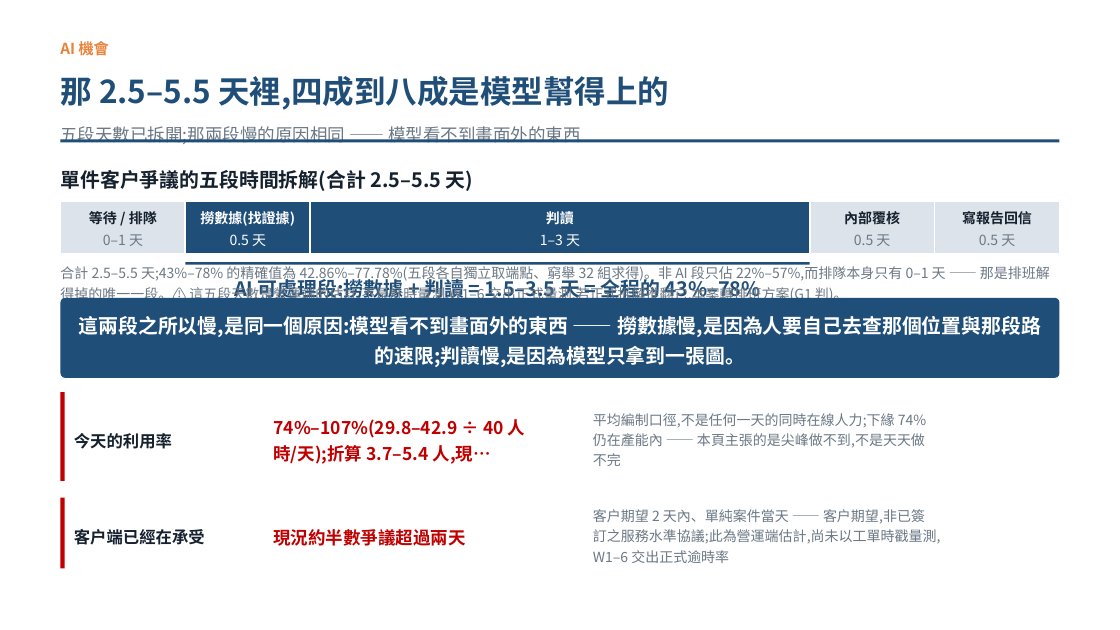
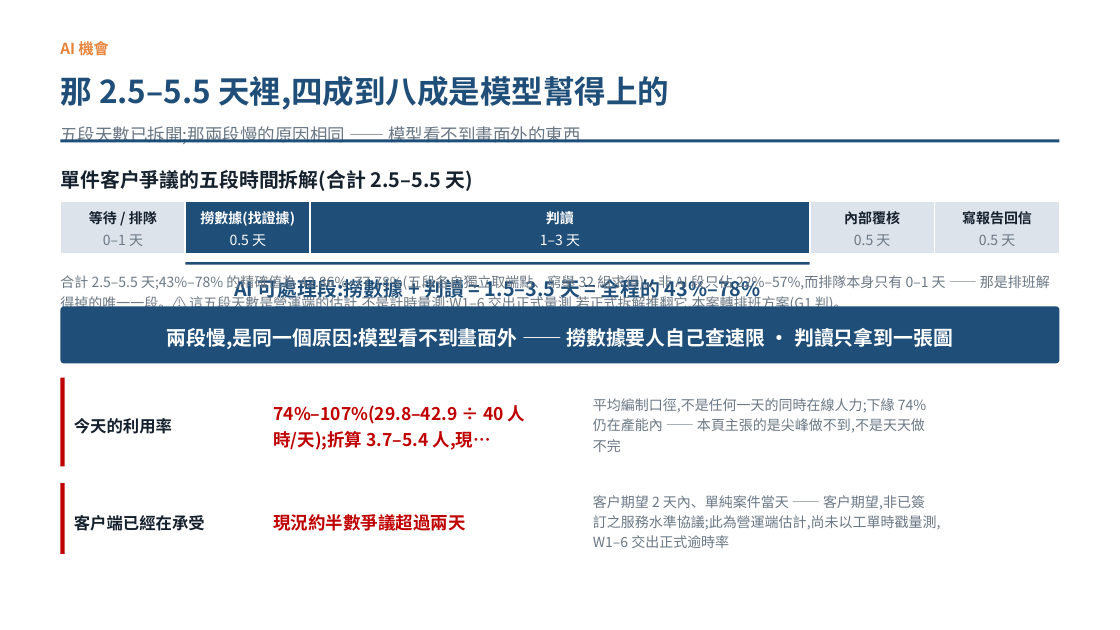
Before and after one commit to pokai-huang0828/UTS_workspace, a slide deck: slide 3 of Artificial Intelligence for Enterprises/Assessment3/Huang_26254793_421104_Assessment 3.pptx. Drawn at 1120x630 pixels with LibreOffice and Linux fonts; fonts in the diff are those of the drawing. Boxes give left, top, right and bottom in pixels: in the first picture for what was removed or moved away, otherwise in the second. Text is boxed around its words. In the diff, an @@ line names an element or a change of style, - is before the commit and + after.

```diff
--- a/Artificial Intelligence for Enterprises/Assessment3/Huang_26254793_421104_Assessment 3.pptx
+++ b/Artificial Intelligence for Enterprises/Assessment3/Huang_26254793_421104_Assessment 3.pptx
@@ text "合計 2.5–5.5 天;43%–78% 的精確值為 42.86%–77.78%(五段各自獨立取端點、窮舉 ...": place and size @@
-text "合計 2.5–5.5 天;43%–78% 的精確值為 42.86%–77.78%(五段各自獨立取端點、窮舉 ..." at (60,266,1050,304)
+text "合計 2.5–5.5 天;43%–78% 的精確值為 42.86%–77.78%(五段各自獨立取端點、窮舉 ..." at (60,273,1050,312)
@@ rounded rectangle: place and size @@
-rounded rectangle at (60,297,1060,377)
+rounded rectangle at (60,307,1060,364)
@@ text at (167,328,953,349): text changed @@
-這兩段之所以慢,是同一個原因:模型看不到畫面外的東西 —— 撈數據慢,是因為人要自己去查那個位置與那段路的速限;判讀慢,是因為模型只拿到一張圖。
+兩段慢,是同一個原因:模型看不到畫面外 —— 撈數據要人自己查速限 · 判讀只拿到一張圖
@@ 6 texts, 2 rectangles: place and size @@
-6 texts, 2 rectangles at (60,392,941,568)
+6 texts, 2 rectangles at (60,378,941,554)
```
Also in this commit, not shown: 6 other slides changed, 2 other files.
